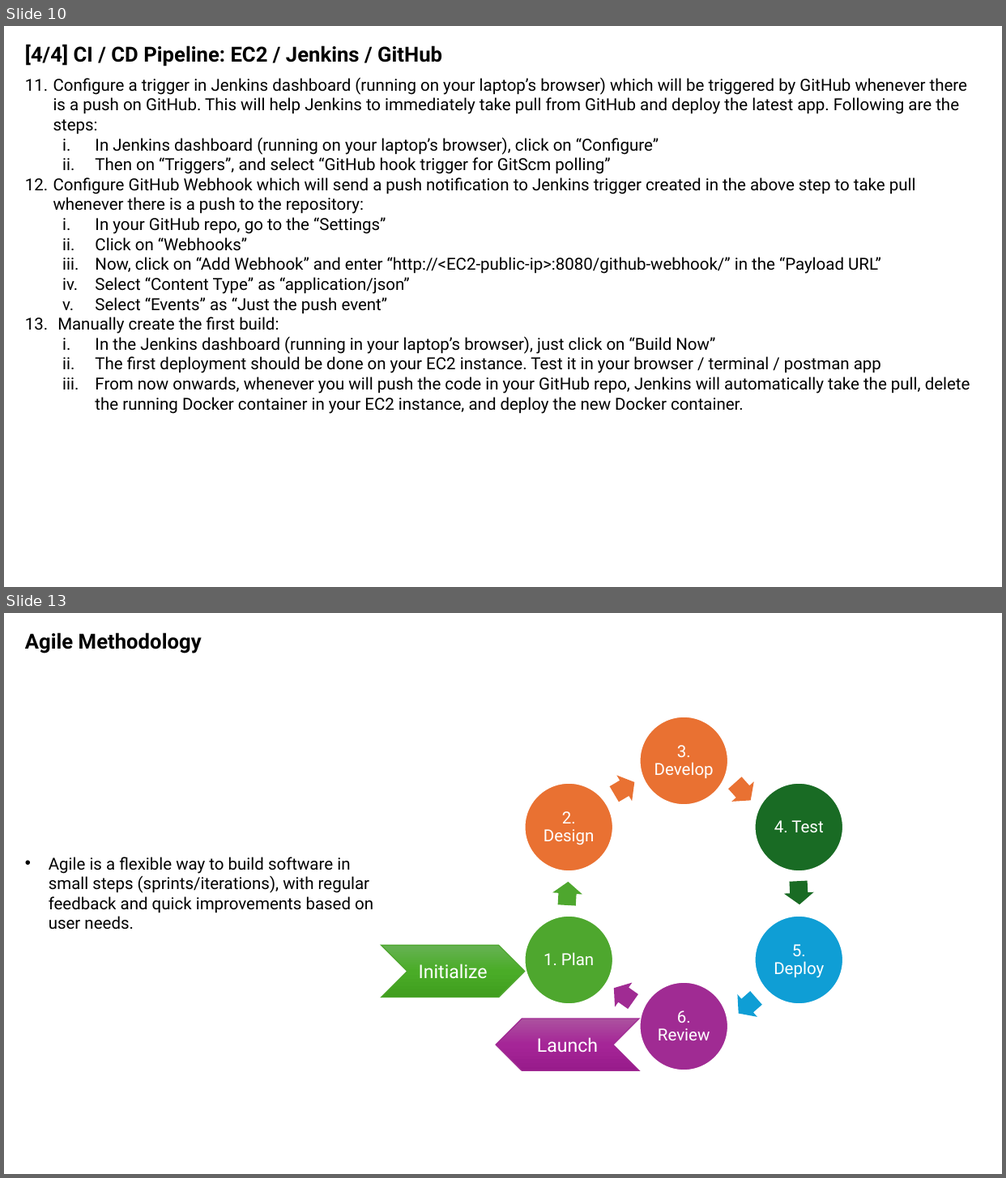
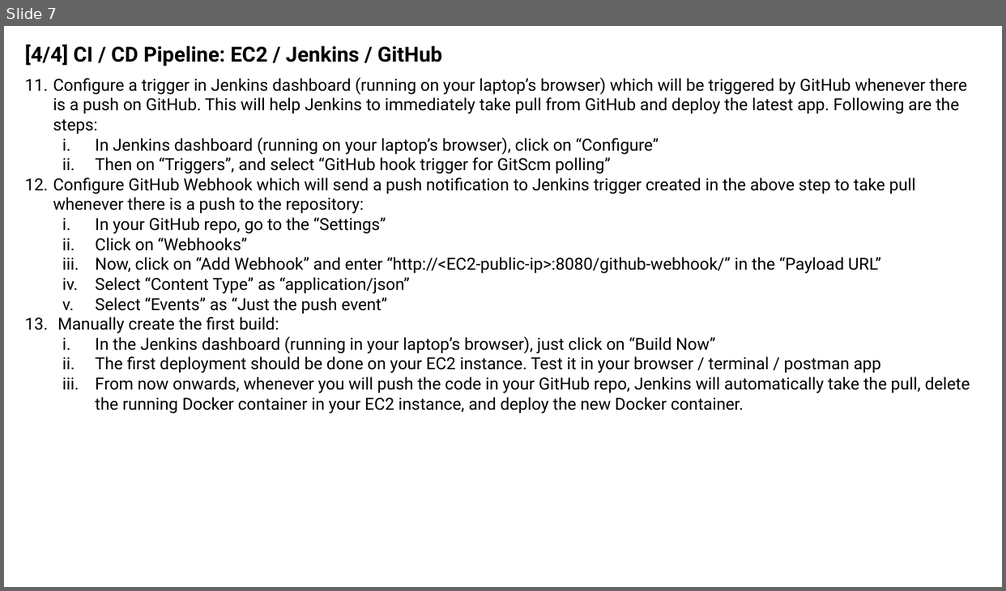
Before and after one commit to sansinghsanjay/sanjays_app, a slide deck: architecture.pptx. Shown one above the other, each under a label of ours: slides 10 and 13 before the commit, slide 7 after it; the slides between them are not shown. The pictures are 1006x1178 and 1006x591 pixels, drawn with LibreOffice and Linux fonts; fonts in the diff are those of the drawing; background and template pictures are left out. Boxes give left, top, right and bottom in pixels: in the first picture for what was removed or moved away, otherwise in the second. Text is boxed around its words. In the diff, an @@ line names an element or a change of style, - is before the commit and + after.

```diff
--- a/architecture.pptx
+++ b/architecture.pptx
@@ slide 13 removed at (4, 613, 1002, 1174), background #FFFFFF @@
@@ text removed at (25, 632, 202, 653) @@
-Agile Methodology
@@ group removed at (524, 717, 843, 1071): 6 ellipses, 6 texts, 6 right arrows @@
-3. Develop
-4. Test
-5. Deploy
-6. Review
-1. Plan
-2. Design
@@ text removed at (49, 857, 373, 930) @@
-• Agile is a flexible way to build software in small steps (sprints/iterations), with regular feedback and quick improvements based on user needs.
@@ chevron removed at (381, 945, 524, 997) @@
-Initialize
@@ chevron removed at (496, 1019, 639, 1071) @@
-Launch
@@ what was slide 10 is now slide 7 @@
```
Also in this commit, not shown: 8 slides added, 12 other slides removed, 3 other files.
